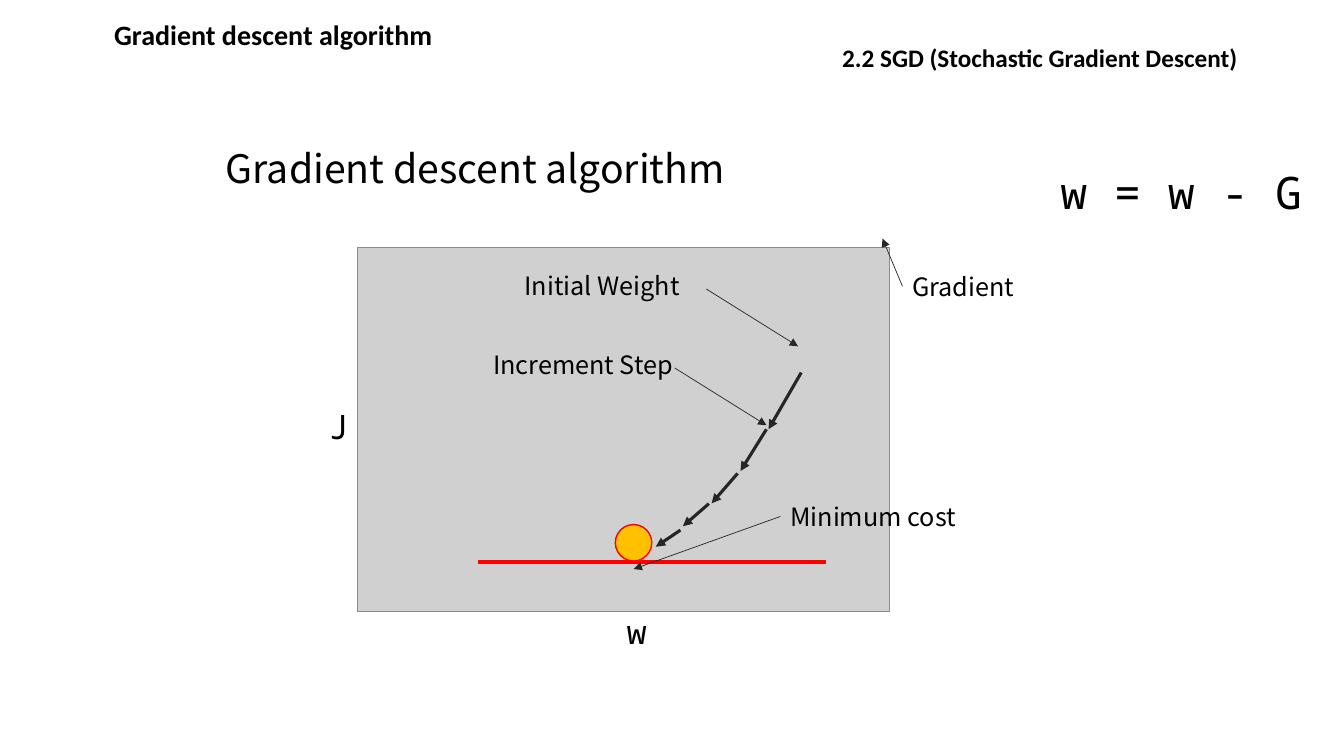
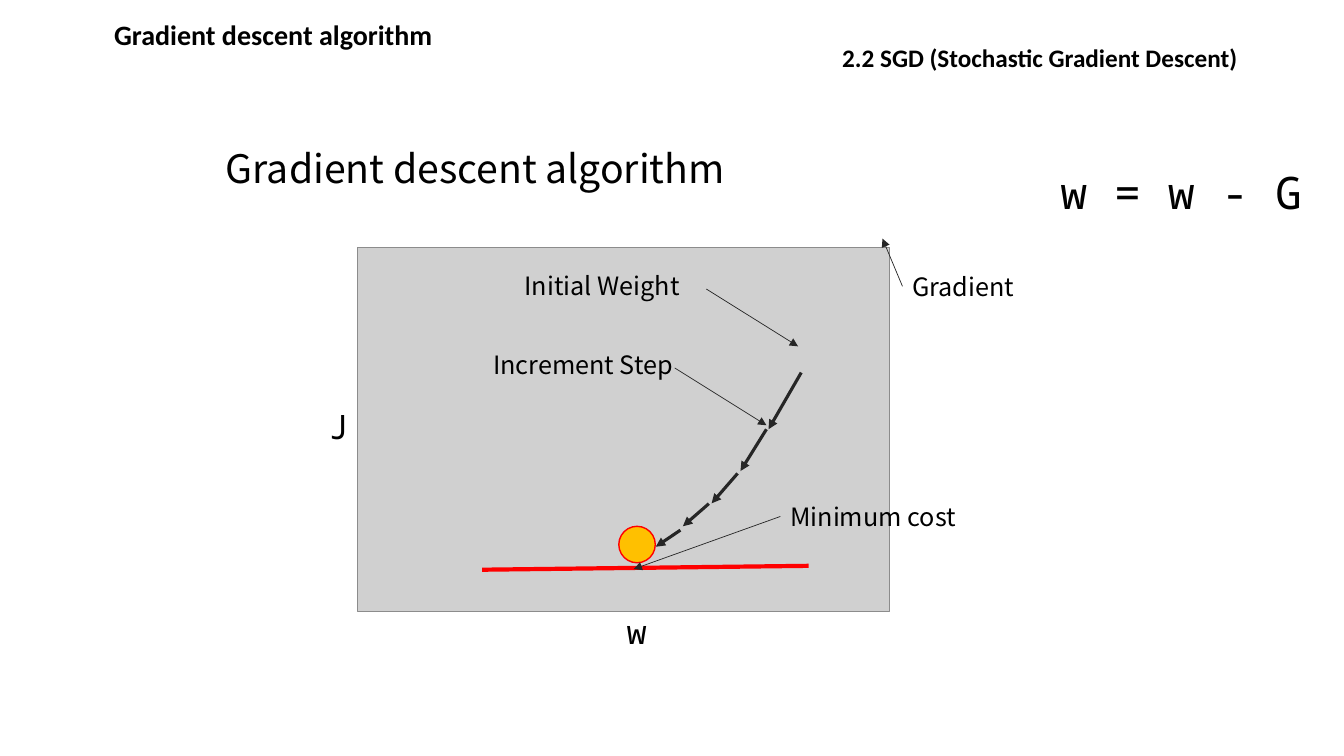
Before and after one commit to kjungmo/SBA2020_dataScience, a slide deck: slide 42 of 데이터분석.pptx. Drawn at 1344x756 pixels with LibreOffice and Linux fonts; fonts in the diff are those of the drawing; grey boxes stand for pictures. Boxes give left, top, right and bottom in pixels: in the first picture for what was removed or moved away, otherwise in the second. Text is boxed around its words. In the diff, an @@ line names an element or a change of style, - is before the commit and + after.

```diff
--- a/데이터분석.pptx
+++ b/데이터분석.pptx
@@ ellipse moved from (x1=615, y1=524, x2=651, y2=561) to (x1=619, y1=526, x2=655, y2=563) @@
@@ line moved from (478, 563) - (826, 563) to (482, 570) - (809, 566) @@
```
Also in this commit, not shown: 8 other slides changed, 44 slides added.
